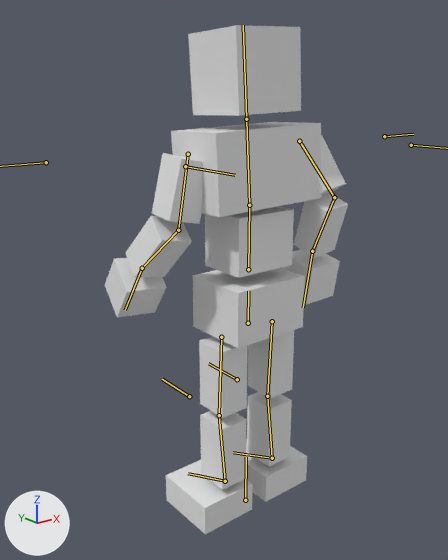
Renders of the glTF model BrowserGame/public/models/animateblend2.glb from each side of a commit.
Both versions are drawn from a camera (50 mm lens) standing at (-10.98, -12.61, 7.67) and looking at (-0.22, 0.84, 2.29). Arrows for +X, +Y and +Z are at lower left; the lights stay in place. Both versions are drawn at frame 24 of the action 'chest.walk'; the numbers are the values there. The bones that bend it are drawn over the model as lines.

Names of what the first picture shows: '立方体'.
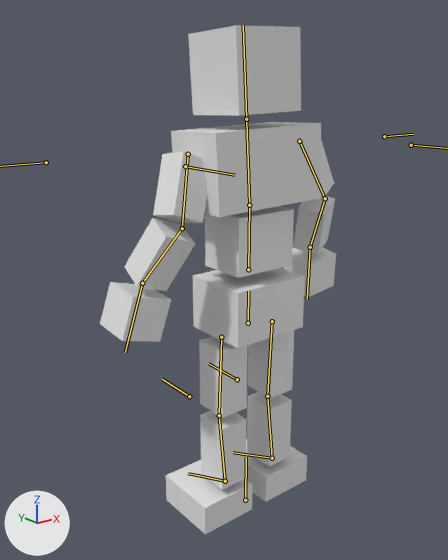
The change in detail:
Bone 'upper arm.R' (bone_upper_arm_r) turns from (-1, 3, 77) to (14, 1, 68) degrees about its own x, y and z.
Bone 'hand.R' (bone_hand_r) turns from (4, 1, 10) to (20, -1, 3) degrees about its own x, y and z.
Bone 'upper arm.L' (bone_upper_arm_l) turns from (36, -12, -85) to (4, -29, -67) degrees about its own x, y and z.
Bone 'forearm.L' (bone_forearm_l) turns from (-51, 0, -1) to (-25, 0, -1) degrees about its own x, y and z.
Bone 'hand.L' (bone_hand_l) turns from (9, 4, -2) to (9, 26, -6) degrees about its own x, y and z.

Where the change shows, as pixel boxes (x1, y1, x2, y2) in the pictures (448 x 560 px):
'立方体', posed
    before: (105, 25, 348, 534)
    after: (100, 25, 336, 534)
bone 'upper arm.R', root to tip
    before: (188, 154) to (178, 230)
    after: (188, 154) to (182, 228)
bone 'hand.R', root to tip
    before: (142, 268) to (125, 310)
    after: (142, 283) to (125, 352)
bone 'upper arm.L', root to tip
    before: (299, 141) to (334, 197)
    after: (299, 141) to (325, 198)
bone 'forearm.L', root to tip
    before: (334, 197) to (312, 251)
    after: (325, 198) to (310, 247)
bone 'hand.L', root to tip
    before: (312, 251) to (303, 307)
    after: (310, 247) to (307, 299)
